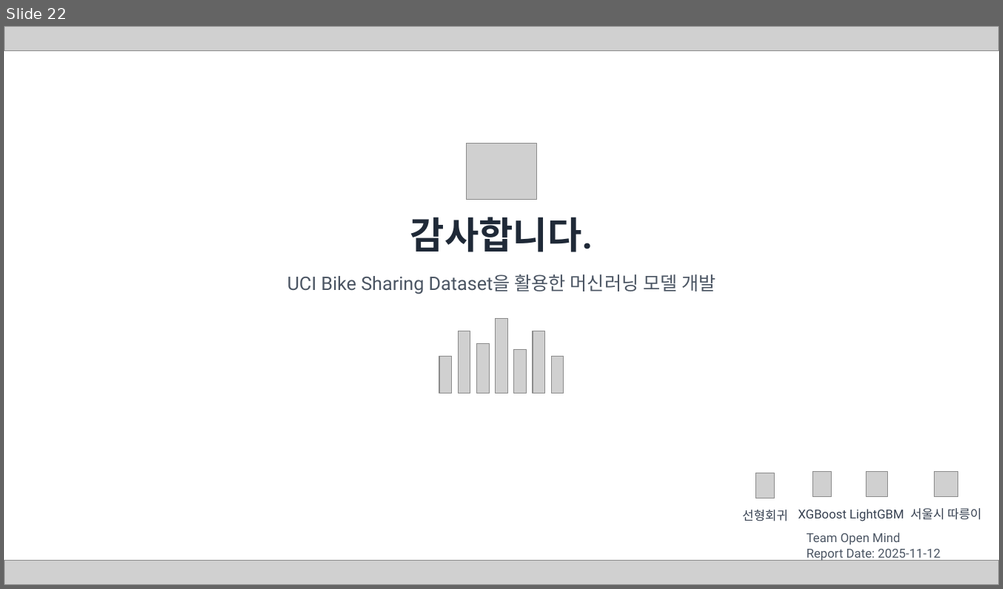
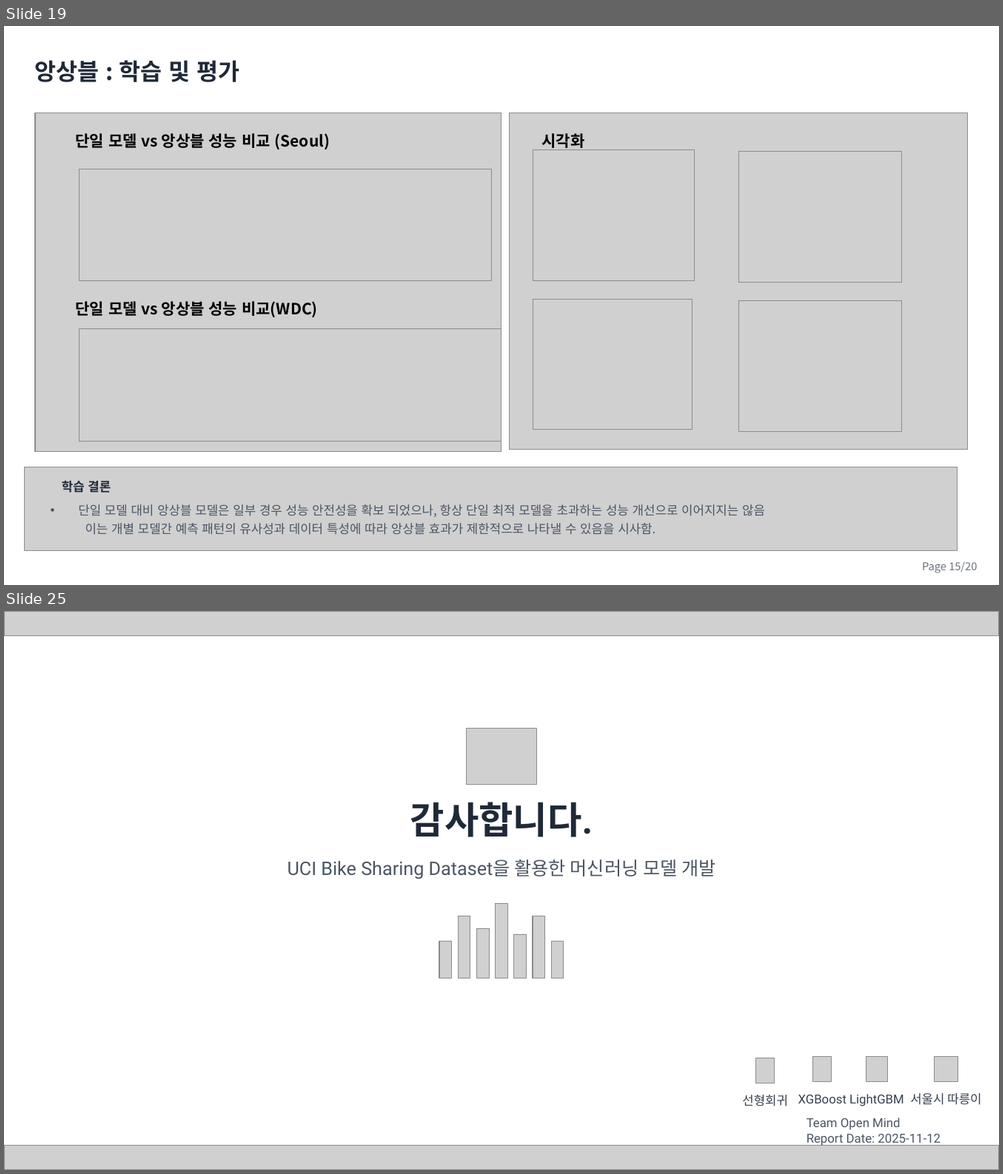
Before and after one commit to cbnu-yhjeon/PROJECT-Bicyle-Demand-Forecasting, a slide deck: docs/자전거 대여 수요 예측 분석 프로젝트(오픈마인드).pptx. Shown one above the other, each under a label of ours: slide 22 before the commit, slides 19 and 25 after it; the slides between them are not shown. The pictures are 1003x589 and 1003x1174 pixels, drawn with LibreOffice and Linux fonts; fonts in the diff are those of the drawing; grey boxes stand for pictures; background and template pictures are left out. Boxes give left, top, right and bottom in pixels: in the first picture for what was removed or moved away, otherwise in the second. Text is boxed around its words. In the diff, an @@ line names an element or a change of style, - is before the commit and + after.

```diff
--- a/docs/자전거 대여 수요 예측 분석 프로젝트(오픈마인드).pptx
+++ b/docs/자전거 대여 수요 예측 분석 프로젝트(오픈마인드).pptx
@@ slide 19 added at box(4, 26, 999, 585), background picture (left out) @@
@@ text added at box(35, 60, 239, 82), 22.5 pt, text #1F2937, bold @@
+앙상블 : 학습 및 평가
@@ picture added at box(35, 113, 502, 452) @@
@@ picture added at box(509, 113, 967, 450) @@
@@ text added at box(76, 133, 330, 150), 15 pt, text #000000, bold @@
+단일 모델 vs 앙상블 성능 비교 (Seoul)
@@ text added at box(542, 133, 585, 150), 15 pt, text #000000, bold @@
+시각화
@@ picture added at box(533, 150, 695, 281) @@
@@ picture added at box(739, 152, 902, 283) @@
@@ picture added at box(79, 170, 491, 281) @@
@@ text added at box(76, 301, 318, 318), 15 pt, text #000000, bold @@
+단일 모델 vs 앙상블 성능 비교(WDC)
@@ picture added at box(533, 299, 693, 429) @@
@@ picture added at box(739, 301, 902, 432) @@
@@ picture added at box(79, 329, 501, 443) @@
@@ picture added at box(25, 467, 958, 551) @@
@@ text added at box(62, 481, 111, 493), 12 pt, text #1F2937, bold @@
+학습 결론
@@ text added at box(78, 505, 765, 535), 12 pt, text #4B5563 @@
+• 단일 모델 대비 앙상블 모델은 일부 경우 성능 안전성을 확보 되었으나, 항상 단일 최적 모델을 초과하는 성능 개선으로 이어지지는 않음
+이는 개별 모델간 예측 패턴의 유사성과 데이터 특성에 따라 앙상블 효과가 제한적으로 나타낼 수 있음을 시사함.
@@ text added at box(922, 562, 976, 574), 10.5 pt, text #6B7280 @@
+Page 15/20
@@ what was slide 22 is now slide 25 @@
```
Also in this commit, not shown: 5 slides changed, 6 other slides added, 4 slides removed.
